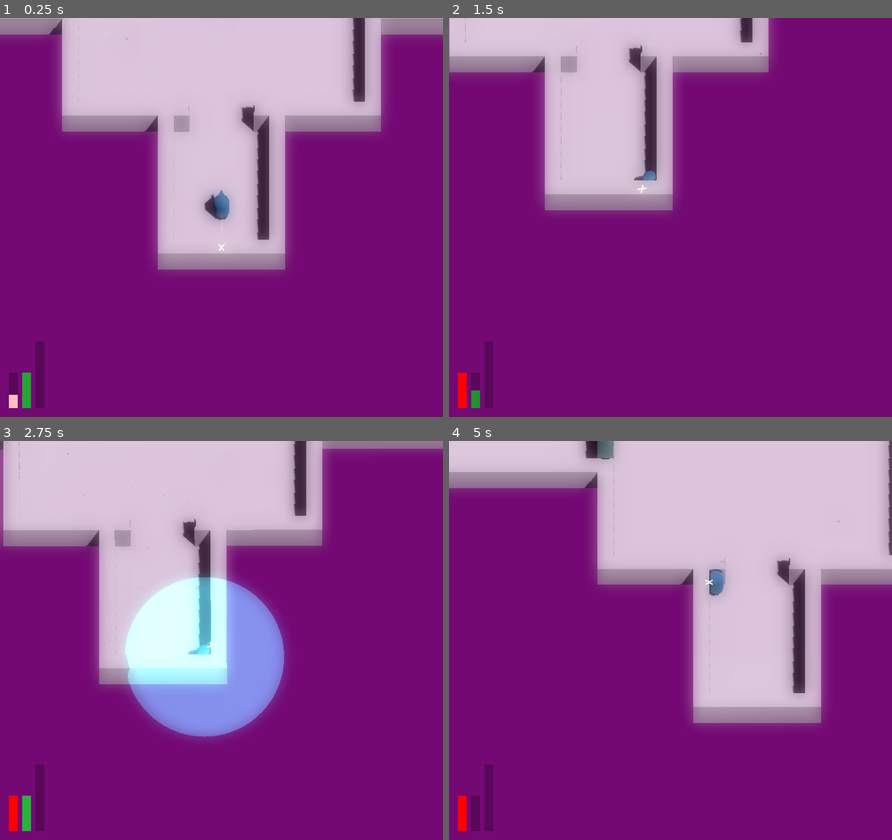
Above: before the commit, frames 1-4 (two rows, left to right).
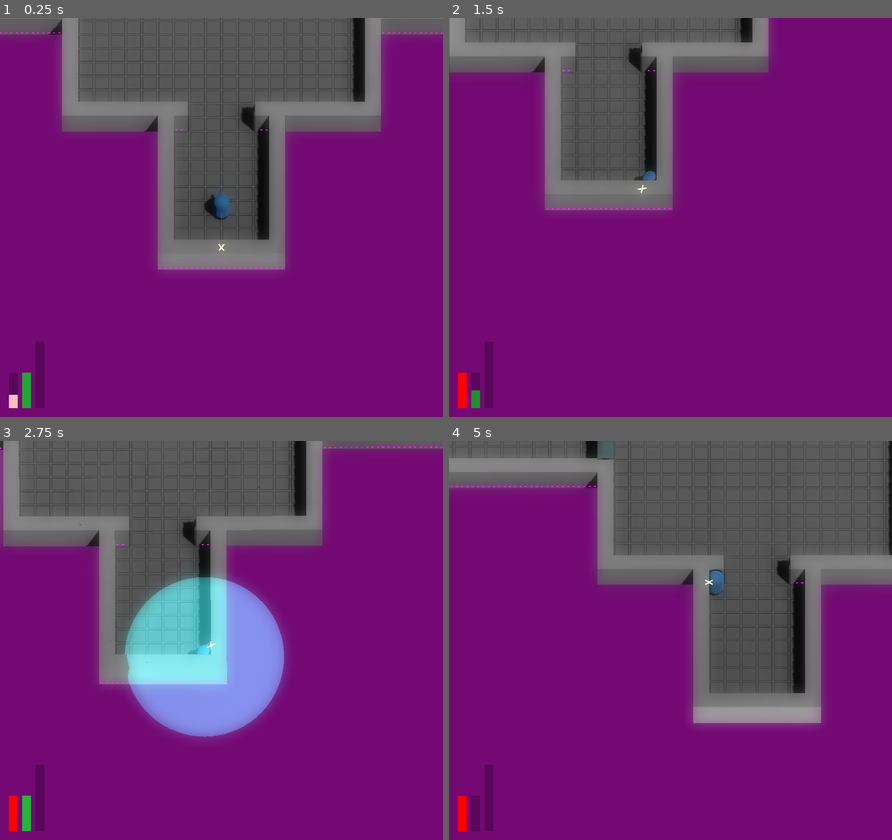
Above: after the commit, the same moments.

Repository: JackEvans24/bullet-absorb
Game: Godot game, scene res://scenes/main.tscn
The game is run twice, just before and just after one commit, with the same random seed, the same clock (stepped at 60 frames per second) and the same inputs.
Inputs (mouse positions are in pixels of both pictures, inside the frame that each line leads up to):
- Up to frame 1 (0.25 s): no input
- Up to frame 2 (1.5 s): move the mouse to (767, 197) at 0.52 s; press the mouse at (767, 197) at 0.53 s; hold D (move_right) 0.53-1.28 s; tap Space (dash) at 0.6 s; move the mouse to (581, 237) at 1.27 s; release the mouse at (581, 237) at 1.28 s; hold S (move_back) from 1.28 s (still down); click (581, 237) at 1.35 s
- Up to frame 3 (2.75 s): tap Space (dash) at 1.55 s; move the mouse to (265, 552) at 2.02 s; release S (move_back) at 2.03 s; hold D (move_right) from 2.03 s (still down); hold Ctrl (absorb) from 2.03 s (still down); click (265, 552) at 2.3 s
- Up to frame 4 (5 s): move the mouse to (648, 720) at 2.77 s; release D (move_right) at 2.78 s; release Ctrl (absorb) at 2.78 s; hold W (move_forward) 2.78-3.53 s; tap Space (dash) at 2.85, 4.35 s; move the mouse to (803, 700) at 3.52 s; press the mouse at (803, 700) at 3.53 s; hold A (move_left) from 3.53 s (still down); move the mouse to (537, 580) at 4.27 s; release the mouse at (537, 580) at 4.28 s

The runs differ from the first frame. In frame 1, 31% of the frame differs, in the area x 0-100%, y 0-63%; in frame 2, 20%; in frame 3, 29%; in frame 4, 37%, in the area x 0-100%, y 0-71%.

Commit message:
feat: mark rooms as completed from saved data

Diff:
--- a/prefabs/room/main_room.tscn
+++ b/prefabs/room/main_room.tscn
@@ -23,7 +23,7 @@
 script = ExtResource("4_d0pga")
 room_name = "MainRoom"
 untouched_doors = 2
-completed_doors = 12
+completed_doors = 14
 waves = Array[ExtResource("3_2ywox")]([SubResource("Resource_njpib")])
 
 [sub_resource type="PhysicsMaterial" id="PhysicsMaterial_xq1m6"]
--- a/scripts/main.gd
+++ b/scripts/main.gd
@@ -13,6 +13,7 @@
 
 func _ready():
 	save_game.load()
+	rooms.initialise(save_game.data)
 
 	cameras.target = player.camera_follow_point
 
--- a/scripts/mechanics/rooms/room.gd
+++ b/scripts/mechanics/rooms/room.gd
@@ -14,6 +14,7 @@
 var player: Node3D
 var enemy_count = 0
 var wave_index = 0
+var completed := false
 
 func _ready():
 	set_doors(data.untouched_doors)
@@ -27,6 +28,8 @@
 	call_deferred("on_first_entry")
 
 func on_first_entry():
+	if completed:
+		return
 	if len(data.waves) <= 0:
 		set_room_complete()
 		return
@@ -81,6 +84,7 @@
 	set_doors(data.completed_doors)
 	set_room_configuration(data.completed_room)
 
+	completed = true
 	room_completed.emit(data.room_name)
 
 func close_all_doors():
--- a/scripts/mechanics/rooms/room_controller.gd
+++ b/scripts/mechanics/rooms/room_controller.gd
@@ -7,7 +7,7 @@
 
 var rooms: Dictionary
 
-func _ready():
+func initialise(data: SaveGameData):
 	var children = get_children()
 	for child in children:
 		var room = child as Room
@@ -20,6 +20,9 @@
 		room.doors_changed.connect(_on_room_doors_changed)
 		room.room_completed.connect(_on_room_completed)
 
+		if data.completed_rooms.has(room.data.room_name):
+			room.set_room_complete()
+
 		rooms[room.data.room_name] = room
 
 func _on_room_doors_changed():
